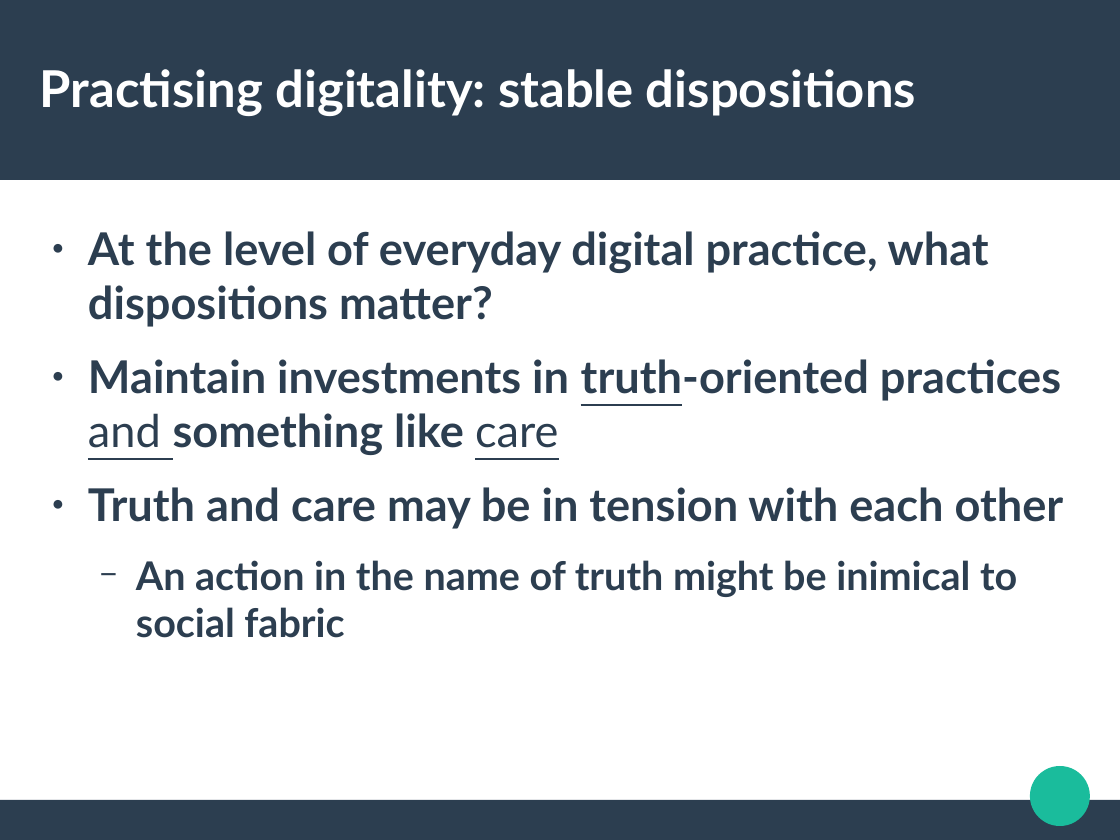
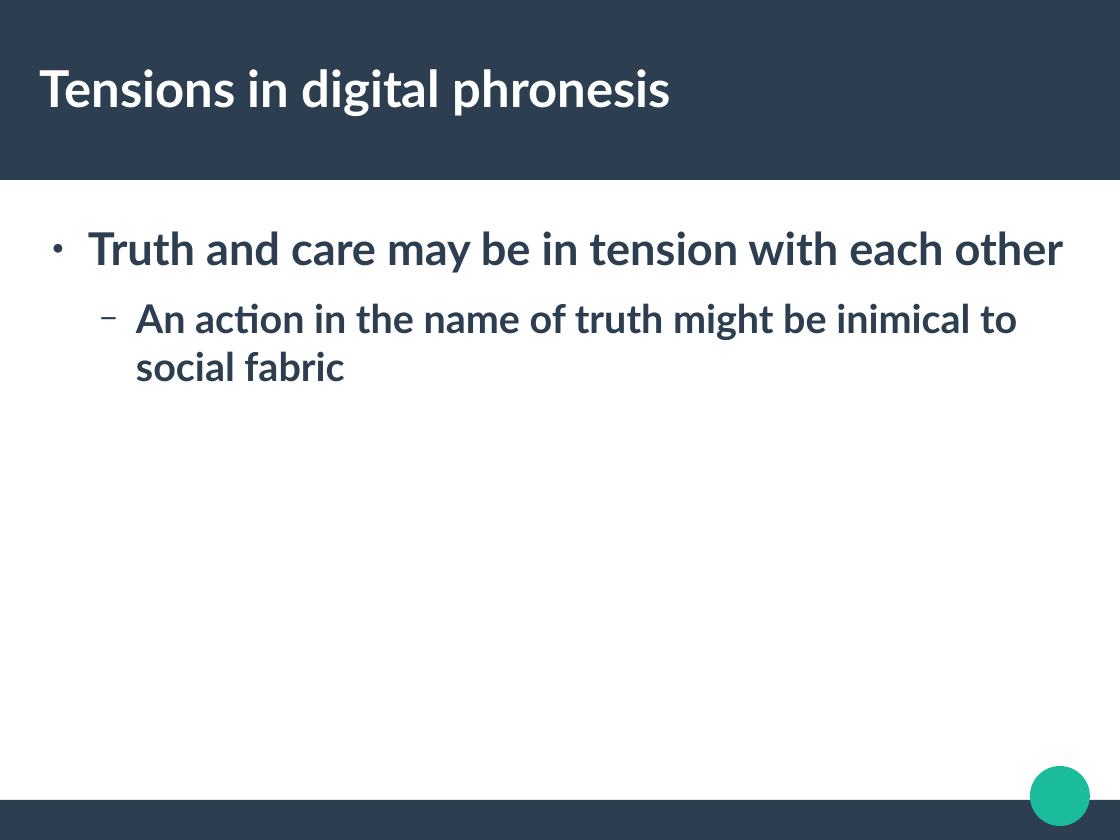
Before and after one commit to rian39/digital_ethics, a slide deck: slide 18 of digital_ethics_slides.odp (slide 9 before the commit). Drawn at 1120x840 pixels with LibreOffice and Linux fonts; fonts in the diff are those of the drawing. Boxes give left, top, right and bottom in pixels: in the first picture for what was removed or moved away, otherwise in the second. Text is boxed around its words. In the diff, an @@ line names an element or a change of style, - is before the commit and + after.

```diff
--- a/digital_ethics_slides.odp
+++ b/digital_ethics_slides.odp
@@ title at (40, 69, 671, 116): text changed @@
-Practising digitality: stable dispositions
+Tensions in digital phronesis
@@ text at (88, 231, 1061, 455): paragraphs removed @@
-● At the level of everyday digital practice, what dispositions matter?
-● Maintain investments in truth-oriented practices and something like care
```
Also in this commit, not shown: 10 other slides changed, 8 slides added, 2 slides removed.
